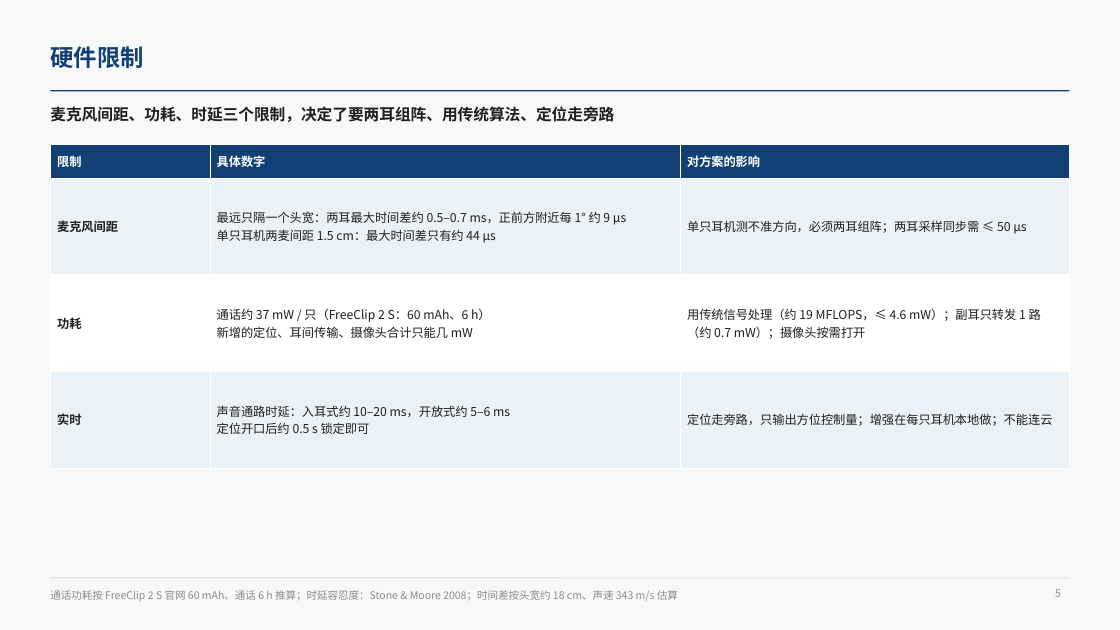
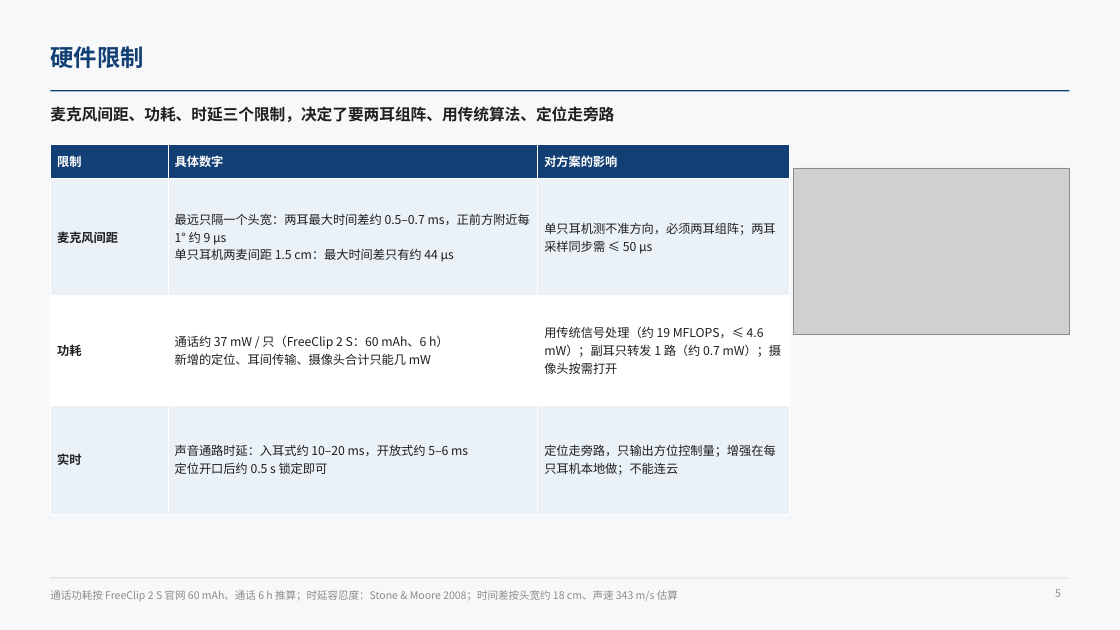
Before and after one commit to ZeroFoxxi/ssl-scene1, a slide deck: slide 5 of 02_耳机声源定位/耳机摄像头听觉辅助_声源定位与波束成形技术总结.pptx. Drawn at 1120x630 pixels with LibreOffice and Linux fonts; fonts in the diff are those of the drawing; grey boxes stand for pictures. Boxes give left, top, right and bottom in pixels: in the first picture for what was removed or moved away, otherwise in the second. Text is boxed around its words. In the diff, an @@ line names an element or a change of style, - is before the commit and + after.

```diff
--- a/02_耳机声源定位/耳机摄像头听觉辅助_声源定位与波束成形技术总结.pptx
+++ b/02_耳机声源定位/耳机摄像头听觉辅助_声源定位与波束成形技术总结.pptx
@@ table: place and size @@
-table at box(50, 145, 1070, 438)
+table at box(50, 145, 790, 479)
@@ picture added at box(794, 168, 1070, 334) @@
```
Also in this commit, not shown: 4 other slides changed, 3 other files.
